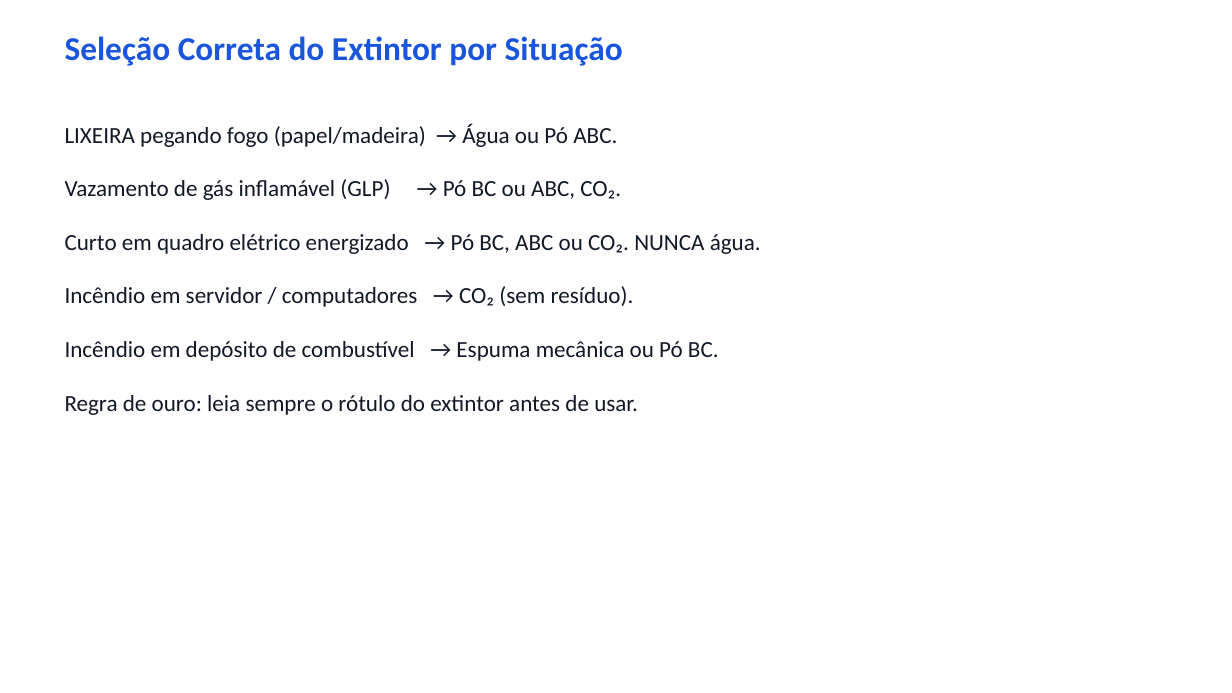
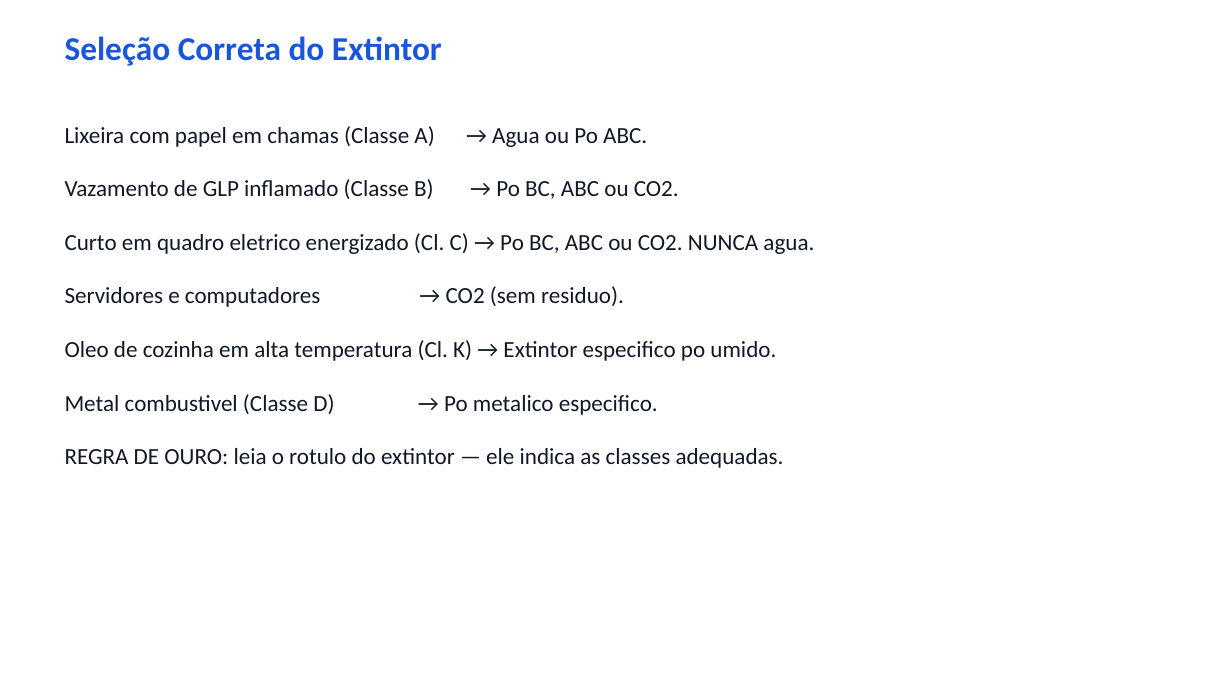
Before and after one commit to sanicolauvix/quiz-nr, a slide deck: slide 5 of 05_Extintores.pptx. Drawn at 1232x693 pixels with LibreOffice and Linux fonts; fonts in the diff are those of the drawing. Boxes give left, top, right and bottom in pixels: in the first picture for what was removed or moved away, otherwise in the second. Text is boxed around its words. In the diff, an @@ line names an element or a change of style, - is before the commit and + after.

```diff
--- a/05_Extintores.pptx
+++ b/05_Extintores.pptx
@@ text at [65, 36, 442, 66]: text changed @@
-Seleção Correta do Extintor por Situação
+Seleção Correta do Extintor
@@ text at [65, 126, 647, 147]: text changed @@
-LIXEIRA pegando fogo (papel/madeira) → Água ou Pó ABC.
+Lixeira com papel em chamas (Classe A) → Agua ou Po ABC.
@@ text at [65, 179, 679, 199]: text changed @@
-Vazamento de gás inflamável (GLP) → Pó BC ou ABC, CO₂.
+Vazamento de GLP inflamado (Classe B) → Po BC, ABC ou CO2.
@@ text at [65, 233, 814, 254]: text changed @@
-Curto em quadro elétrico energizado → Pó BC, ABC ou CO₂. NUNCA água.
+Curto em quadro eletrico energizado (Cl. C) → Po BC, ABC ou CO2. NUNCA agua.
@@ text at [65, 286, 624, 307]: text changed @@
-Incêndio em servidor / computadores → CO₂ (sem resíduo).
+Servidores e computadores → CO2 (sem residuo).
@@ text at [65, 340, 776, 361]: text changed @@
-Incêndio em depósito de combustível → Espuma mecânica ou Pó BC.
+Oleo de cozinha em alta temperatura (Cl. K) → Extintor especifico po umido.
@@ text at [65, 394, 658, 415]: text changed @@
-Regra de ouro: leia sempre o rótulo do extintor antes de usar.
+Metal combustivel (Classe D) → Po metalico especifico.
@@ text added at [65, 448, 784, 468], 18 pt, text #111827 @@
+REGRA DE OURO: leia o rotulo do extintor — ele indica as classes adequadas.
```
Also in this commit, not shown: 9 other slides changed, 7 other files.
